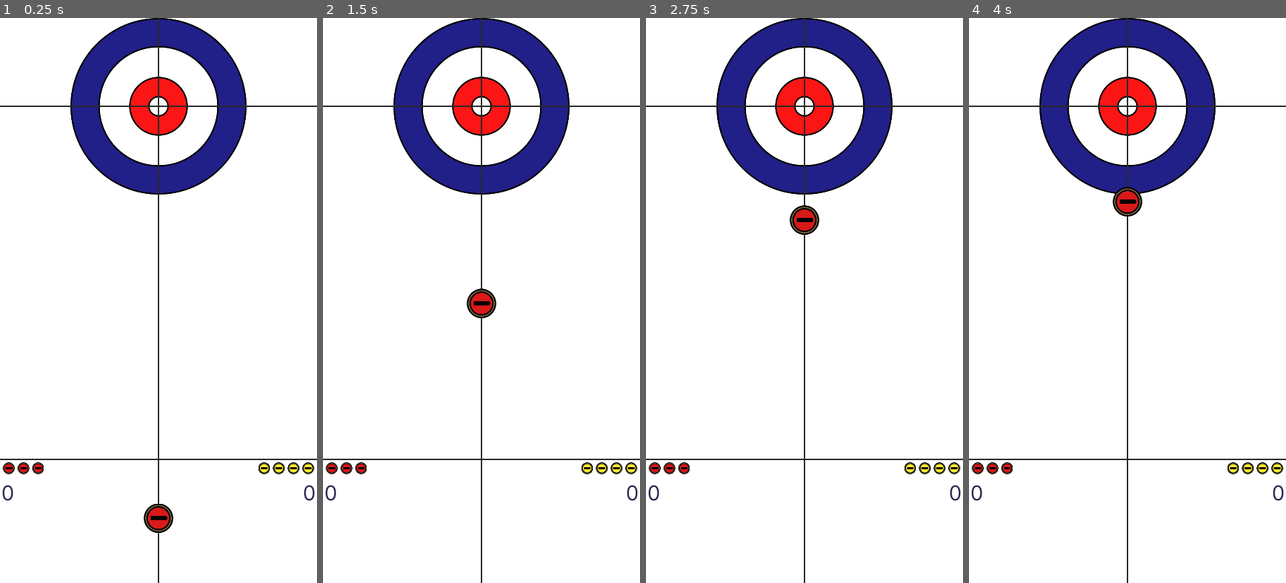
Above: before the commit, frames 1-4 (left to right).
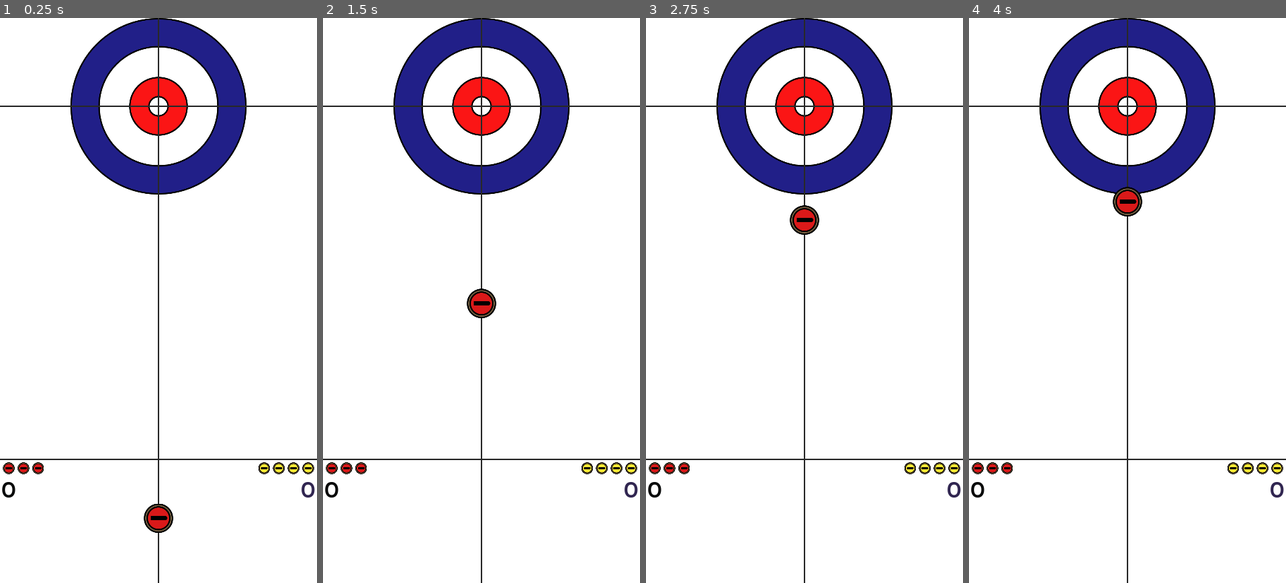
Above: after the commit, the same moments.

Repository: Heisaa/Curling
Game: Godot game, scene res://Game.tscn
Two runs of this game, one before a commit and one after it. Both use one fixed random seed, a clock stepped at 60 frames per second and the inputs below.
Inputs (mouse positions are in pixels of both pictures, inside the frame that each line leads up to):
- Up to frame 1 (0.25 s): no input
- Up to frame 2 (1.5 s): tap Enter at 0.5 s; drag from (481, 520) to (481, 300) at 0.52 s; drag from (418, 328) to (481, 300) at 1.27 s
- Up to frame 3 (2.75 s): move the mouse to (836, 176) at 2.02 s; click (836, 176) at 2.17 s
- Up to frame 4 (4 s): drag from (1111, 413) to (1032, 215) at 2.77 s; move the mouse to (1222, 385) at 3.52 s; click (1222, 385) at 3.67 s

The runs differ from the first frame. In frame 1, 0.2% of the frame differs, in the area x 0-100%, y 82-86%; in frame 2, 0.2%; in frame 3, 0.2%; in frame 4, 0.2%.

Commit message:
started main menu

Diff:
--- a/Game.gd
+++ b/Game.gd
@@ -19,7 +19,7 @@
 var game_over = false
 var waiting_for_restart = false
 var end = 1
-var ends_to_play = 4
+var ends_to_play = 1
 
 # Signals
 signal red_score_changed
--- a/Game.tscn
+++ b/Game.tscn
@@ -1,22 +1,15 @@
-[gd_scene load_steps=10 format=2]
+[gd_scene load_steps=9 format=2]
 
 [ext_resource path="res://Game.gd" type="Script" id=1]
 [ext_resource path="res://Goal/Untitled.png" type="Texture" id=2]
 [ext_resource path="res://Rink/Rink.gd" type="Script" id=3]
-[ext_resource path="res://Fonts/Inter-Regular-slnt=0.ttf" type="DynamicFontData" id=4]
+[ext_resource path="res://UI/theme.tres" type="Theme" id=4]
 [ext_resource path="res://Labels/RedScore.gd" type="Script" id=5]
 [ext_resource path="res://Labels/YellowScore.gd" type="Script" id=6]
+[ext_resource path="res://Fonts/joseBig.tres" type="DynamicFont" id=7]
 
 [sub_resource type="RectangleShape2D" id=1]
 extents = Vector2( 540, 960 )
-
-[sub_resource type="DynamicFont" id=2]
-size = 70
-font_data = ExtResource( 4 )
-
-[sub_resource type="DynamicFont" id=3]
-size = 70
-font_data = ExtResource( 4 )
 
 [node name="Game" type="Node"]
 script = ExtResource( 1 )
@@ -70,8 +63,8 @@
 margin_top = 1570.0
 margin_right = 105.0
 margin_bottom = 1637.0
-custom_fonts/font = SubResource( 2 )
-custom_colors/font_color = Color( 0.192157, 0.14902, 0.317647, 1 )
+theme = ExtResource( 4 )
+custom_fonts/font = ExtResource( 7 )
 text = "0"
 script = ExtResource( 5 )
 __meta__ = {
@@ -84,7 +77,8 @@
 margin_right = 1075.0
 margin_bottom = 1637.0
 grow_horizontal = 0
-custom_fonts/font = SubResource( 3 )
+theme = ExtResource( 4 )
+custom_fonts/font = ExtResource( 7 )
 custom_colors/font_color = Color( 0.192157, 0.14902, 0.317647, 1 )
 text = "0"
 align = 2
--- /dev/null
+++ b/UI/MainMenu.tscn
@@ -0,0 +1,20 @@
+[gd_scene load_steps=2 format=2]
+
+[ext_resource path="res://UI/theme.tres" type="Theme" id=1]
+
+[node name="MainMenu" type="Node2D"]
+
+[node name="Panel" type="Panel" parent="."]
+margin_right = 1080.0
+margin_bottom = 1920.0
+theme = ExtResource( 1 )
+__meta__ = {
+"_edit_use_anchors_": false
+}
+
+[node name="VBoxContainer" type="VBoxContainer" parent="Panel"]
+margin_right = 1080.0
+margin_bottom = 1920.0
+__meta__ = {
+"_edit_use_anchors_": false
+}
--- a/UI/Restart.gd
+++ b/UI/Restart.gd
@@ -4,14 +4,16 @@
 	var red_score = str(final_score_array[0])
 	var yellow_score = str(final_score_array[1])
 
-	var winner = "No"
+	var winner = "No Player Wins!"
 
 	if red_score > yellow_score:
-		winner = "Red"
+		winner = "Red Player Wins!"
 	elif yellow_score > red_score:
-		winner = "Yellow"
+		winner = "Yellow Player Wins!"
+	else:
+		winner = "It's a Draw"
 
-	$VBoxContainer/MarginContainer/PanelContainer/VBoxContainer/LabelWinner.set_text(winner + " Player Wins!")
+	$VBoxContainer/MarginContainer/PanelContainer/VBoxContainer/LabelWinner.set_text(winner)
 	$VBoxContainer/MarginContainer/PanelContainer/VBoxContainer/LabelScore.set_text(red_score + " - " + yellow_score)
 
 
--- a/UI/theme.tres
+++ b/UI/theme.tres
@@ -1,7 +1,10 @@
-[gd_resource type="Theme" load_steps=4 format=2]
+[gd_resource type="Theme" load_steps=5 format=2]
 
 [ext_resource path="res://Fonts/jose.tres" type="DynamicFont" id=1]
 [ext_resource path="res://UI/button_style.tres" type="StyleBox" id=2]
+
+[sub_resource type="StyleBoxFlat" id=2]
+bg_color = Color( 1, 1, 1, 1 )
 
 [sub_resource type="StyleBoxFlat" id=1]
 bg_color = Color( 1, 1, 1, 1 )
@@ -32,4 +35,5 @@
 Label/constants/shadow_offset_y = 1
 Label/fonts/font = ExtResource( 1 )
 Label/styles/normal = null
+Panel/styles/panel = SubResource( 2 )
 PanelContainer/styles/panel = SubResource( 1 )
